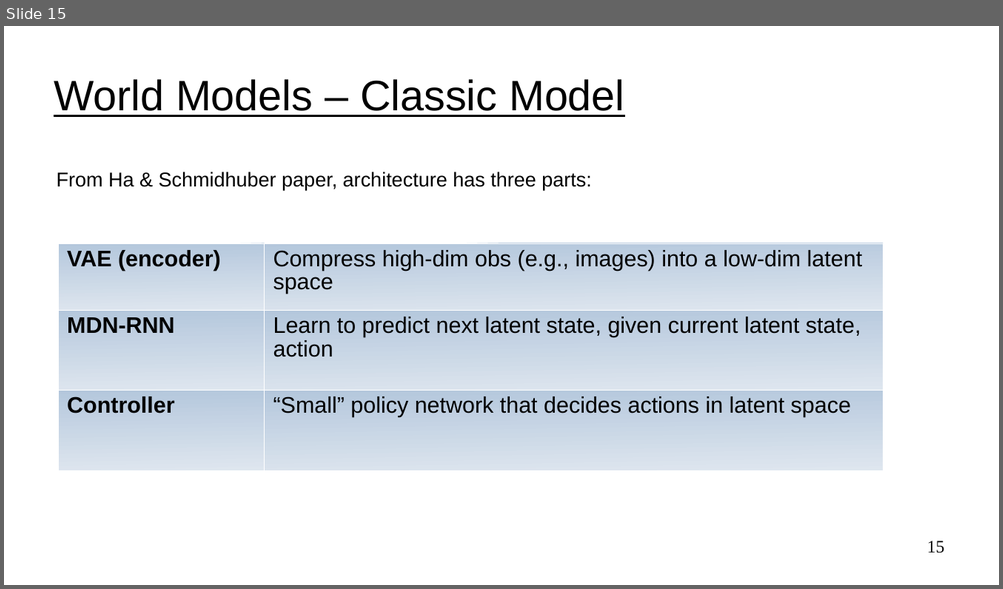
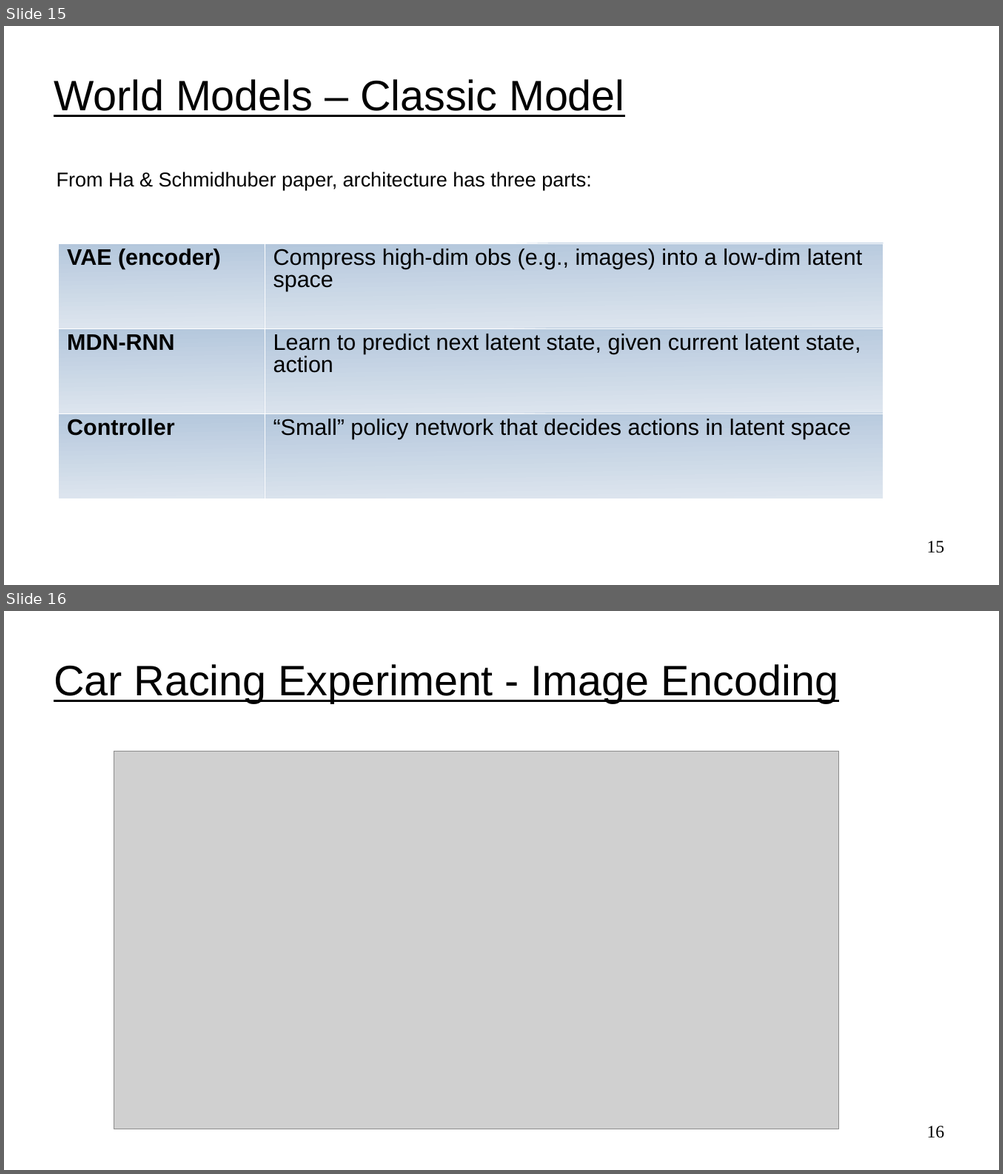
Before and after one commit to jackburke12/applied_reinforcement_learning, a slide deck: 10_model_based_rl/model_based_rl.ppt. Shown one above the other, each under a label of ours: slide 15 before the commit, slides 15 and 16 after it. The pictures are 1003x589 and 1003x1174 pixels, drawn with LibreOffice and Linux fonts; fonts in the diff are those of the drawing; grey boxes stand for pictures. Boxes give left, top, right and bottom in pixels: in the first picture for what was removed or moved away, otherwise in the second. Text is boxed around its words. In the diff, an @@ line names an element or a change of style, - is before the commit and + after.

```diff
--- a/10_model_based_rl/model_based_rl.ppt
+++ b/10_model_based_rl/model_based_rl.ppt
@@ slide 16 added at [4, 611, 999, 1170], background #FFFFFF @@
@@ title added at [54, 664, 839, 703], 34 pt, text #000000, underline @@
+Car Racing Experiment - Image Encoding
@@ picture added at [114, 751, 839, 1130] @@
@@ page number added at [927, 1126, 945, 1139], 14 pt, text #000000 @@
+16
@@ slide 15 changed as well @@
@@ table at [58, 244, 883, 499] @@
@@ line spacing 0.93 to 0.87 @@
```
Also in this commit, not shown: 4 other slides changed, 3 other slides added, 1 other file.
